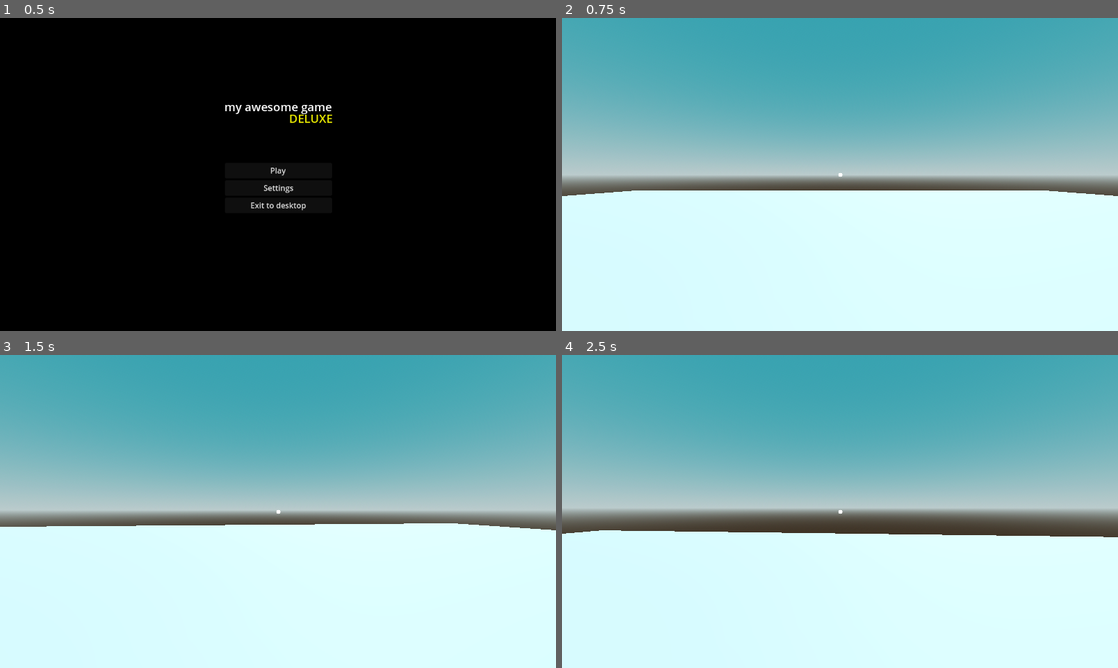
Above: before the commit, frames 1-4 (two rows, left to right).
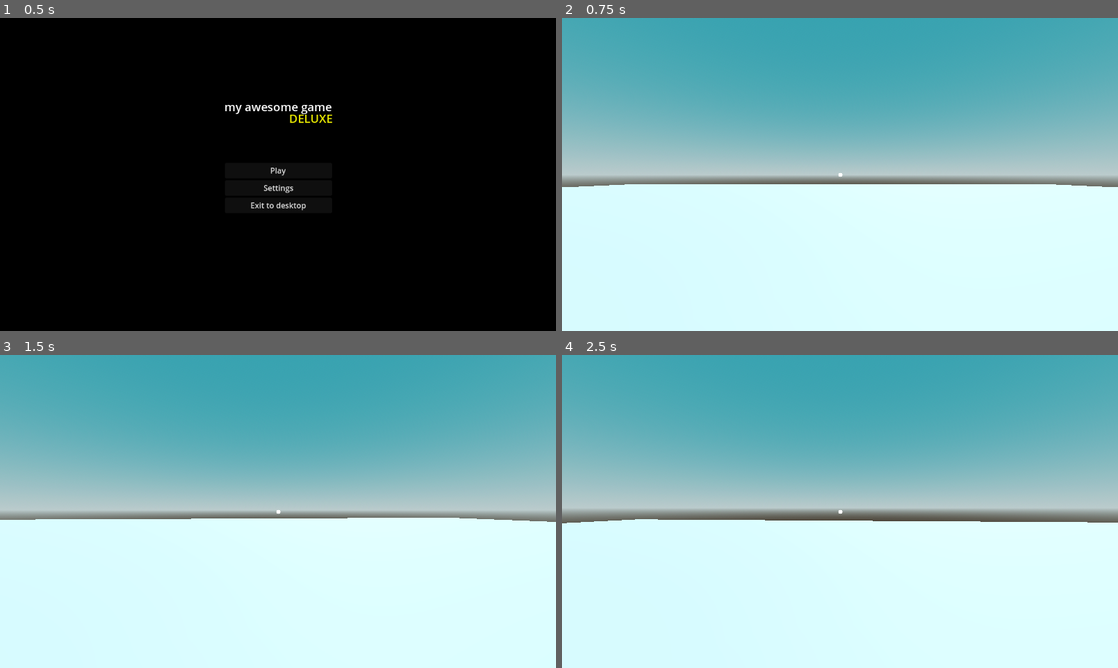
Above: after the commit, the same moments.

Repository: BingleyPro/time-drift
Game: Godot game, scene res://scenes/mainMenu.tscn
Two runs of this game, one before a commit and one after it. Both use one fixed random seed, a clock stepped at 60 frames per second and the inputs below.
Inputs (mouse positions are in pixels of both pictures, inside the frame that each line leads up to):
- Up to frame 1 (0.5 s): no input
- Up to frame 2 (0.75 s): click "Play" at 0.5 s
- Up to frame 3 (1.5 s): tap Enter at 1.25 s; move the mouse to (305, 511) at 1.27 s; hold W (up) from 1.28 s (still down); tap C (crouch) at 1.35 s
- Up to frame 4 (2.5 s): keep holding W (up); tap Space (jump) at 1.52, 2.27 s; move the mouse to (812, 511) at 2.02 s; tap E (interact) at 2.1 s

Frame 1 is identical in both runs. In frame 2, 2.1% of the frame differs, in the area x 0-100%, y 53-57%; in frame 3, 2.1%; in frame 4, 4.0%, in the area x 0-100%, y 52-59%.

Commit message:
Added timeline manager

Diff:
--- a/levels/level_1.tscn
+++ b/levels/level_1.tscn
@@ -1,6 +1,7 @@
-[gd_scene load_steps=7 format=3 uid="uid://b2i7ad6vadc21"]
+[gd_scene load_steps=8 format=3 uid="uid://blc6yj0xrnof"]
 
 [ext_resource type="PackedScene" uid="uid://brpt71jl5cg2q" path="res://scenes/player.tscn" id="1_awnm3"]
+[ext_resource type="Script" path="res://scripts/timeline_manager.gd" id="2_28lxv"]
 
 [sub_resource type="ProceduralSkyMaterial" id="ProceduralSkyMaterial_jkji4"]
 sky_top_color = Color(0.178285, 0.497917, 0.549767, 1)
@@ -33,11 +34,29 @@
 [node name="Player" parent="." instance=ExtResource("1_awnm3")]
 transform = Transform3D(1, 0, 0, 0, 1, 0, 0, 0, 1, 0, 0.0561273, 0)
 
-[node name="floor" type="StaticBody3D" parent="."]
+[node name="PastLayer" type="Node3D" parent="."]
+
+[node name="floor" type="StaticBody3D" parent="PastLayer"]
 transform = Transform3D(12.47, 0, 0, 0, 0.1, 0, 0, 0, 12.47, 0, 0, 0)
 
-[node name="CollisionShape3D" type="CollisionShape3D" parent="floor"]
+[node name="CollisionShape3D" type="CollisionShape3D" parent="PastLayer/floor"]
 shape = SubResource("BoxShape3D_kven2")
 
-[node name="MeshInstance3D" type="MeshInstance3D" parent="floor"]
+[node name="MeshInstance3D" type="MeshInstance3D" parent="PastLayer/floor"]
 mesh = SubResource("BoxMesh_htoj8")
+
+[node name="PresentLayer" type="Node3D" parent="."]
+
+[node name="floor2" type="StaticBody3D" parent="PresentLayer"]
+transform = Transform3D(21.17, 0, 0, 0, 0.17, 0, 0, 0, 21.17, 0, 0, 0)
+
+[node name="CollisionShape3D" type="CollisionShape3D" parent="PresentLayer/floor2"]
+shape = SubResource("BoxShape3D_kven2")
+
+[node name="MeshInstance3D" type="MeshInstance3D" parent="PresentLayer/floor2"]
+mesh = SubResource("BoxMesh_htoj8")
+
+[node name="TimelineManager" type="Node" parent="." node_paths=PackedStringArray("past_layer", "present_layer")]
+script = ExtResource("2_28lxv")
+past_layer = NodePath("../PastLayer")
+present_layer = NodePath("../PresentLayer")
--- a/scenes/levels/level_1.tscn
+++ b/scenes/levels/level_1.tscn
@@ -3,7 +3,7 @@
 [ext_resource type="Script" path="res://scripts/timeline_manager.gd" id="1_5cqa1"]
 [ext_resource type="PackedScene" uid="uid://brpt71jl5cg2q" path="res://scenes/player.tscn" id="1_nr5kb"]
 
-[node name="Level1" type="Node3D"]
+[node name="Level2" type="Node3D"]
 
 [node name="TimelineManager" type="Node" parent="."]
 script = ExtResource("1_5cqa1")
--- a/scripts/timeline_manager.gd
+++ b/scripts/timeline_manager.gd
@@ -7,9 +7,9 @@
 var current_timeline = "present"
 
 # Called when the node enters the scene tree for the first time.
-func _ready():
-	switch_to("present")
-
+#func _ready():
+#	switch_to("present")
+#
 func switch_timeline():
 	if current_timeline == "present":
 		switch_to("past")
Not shown: 1 places in scenes/mainMenu.tscn that only renumber resources
